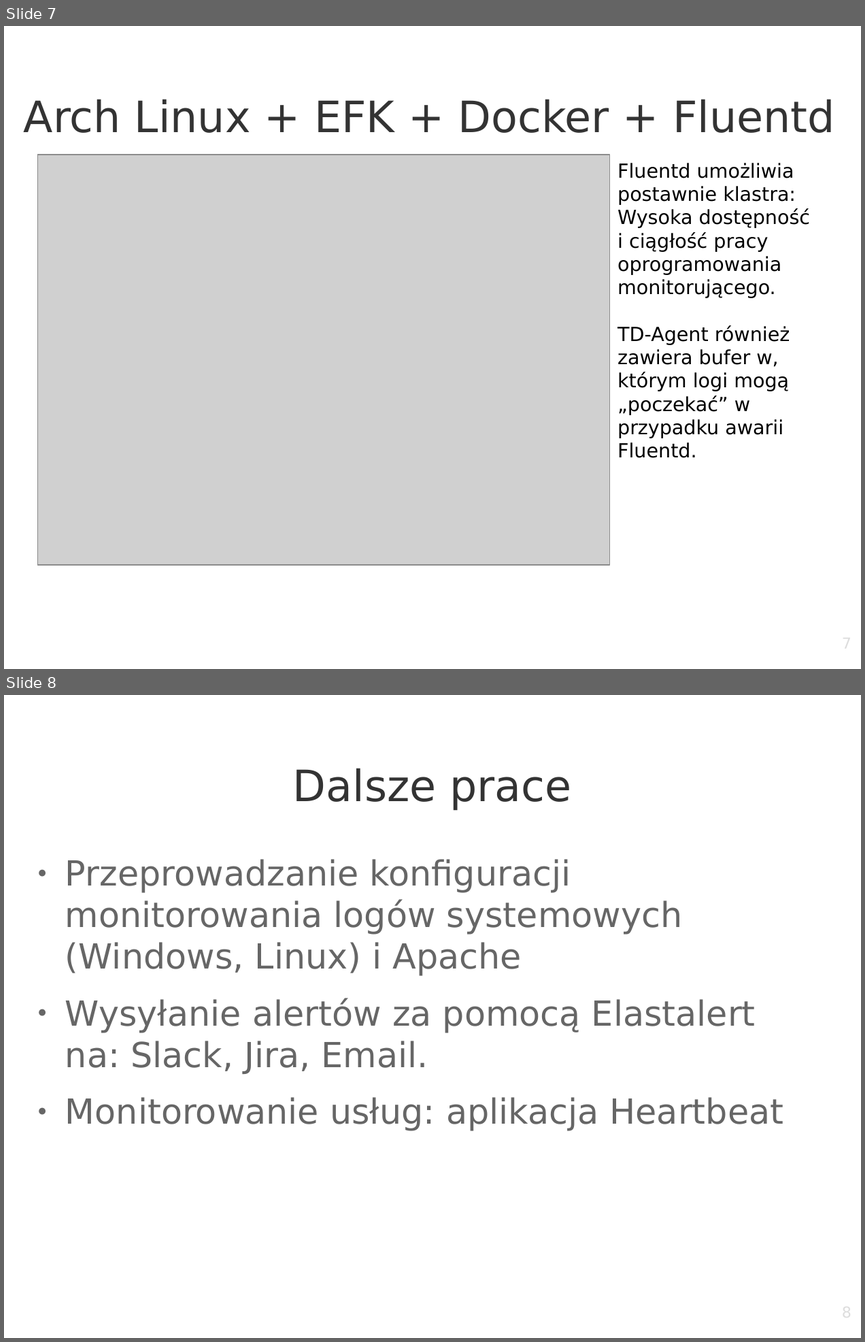
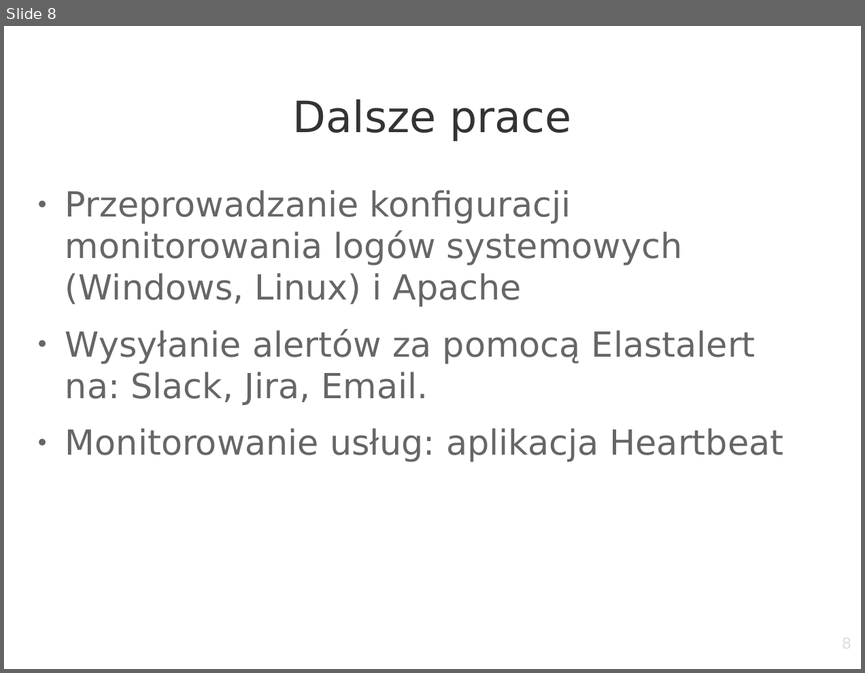
Before and after one commit to szymow/ELK, a slide deck: praca-magisterska.odp. Shown one above the other, each under a label of ours: slides 7 and 8 before the commit, slide 8 after it. The pictures are 865x1342 and 865x673 pixels, drawn with LibreOffice and Linux fonts; fonts in the diff are those of the drawing; grey boxes stand for pictures; background and template pictures are left out. Boxes give left, top, right and bottom in pixels: in the first picture for what was removed or moved away, otherwise in the second. Text is boxed around its words. In the diff, an @@ line names an element or a change of style, - is before the commit and + after.

```diff
--- a/praca-magisterska.odp
+++ b/praca-magisterska.odp
@@ slide 7 removed at [4,26,861,669], background picture (left out) @@
@@ title removed at [24,99,835,133] @@
-Arch Linux + EFK + Docker + Fluentd
@@ picture removed at [38,155,611,565] @@
@@ text removed at [617,163,810,458] @@
-Fluentd umożliwia postawnie klastra: Wysoka dostępność i ciągłość pracy oprogramowania monitorującego.
-TD-Agent również zawiera bufer w, którym logi mogą „poczekać” w przypadku awarii Fluentd.
@@ page number removed at [653,634,852,669] @@
-7
```
Also in this commit, not shown: 2 slides changed, 2 slides added, 1 other slide removed.
